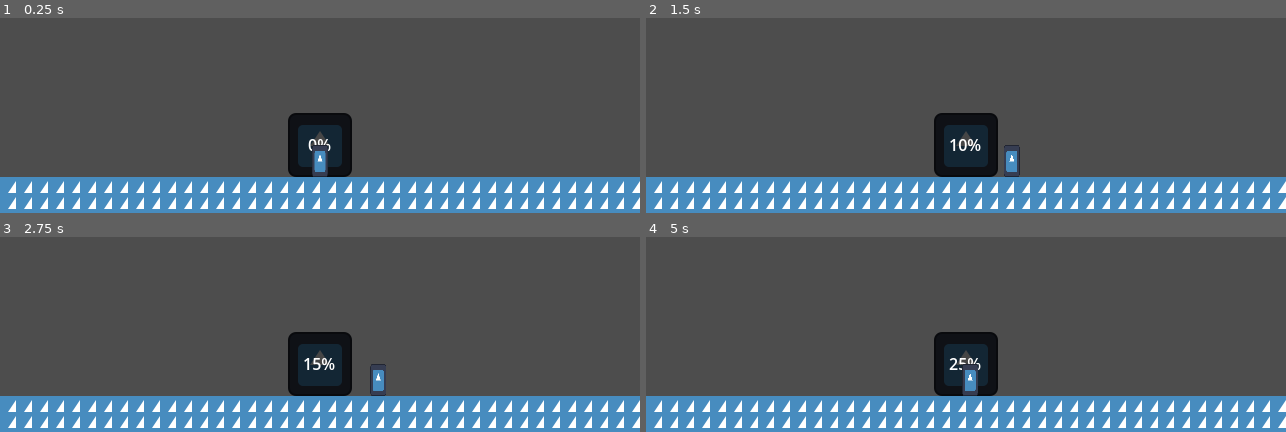
Above: before the commit, frames 1-4 (two rows, left to right).
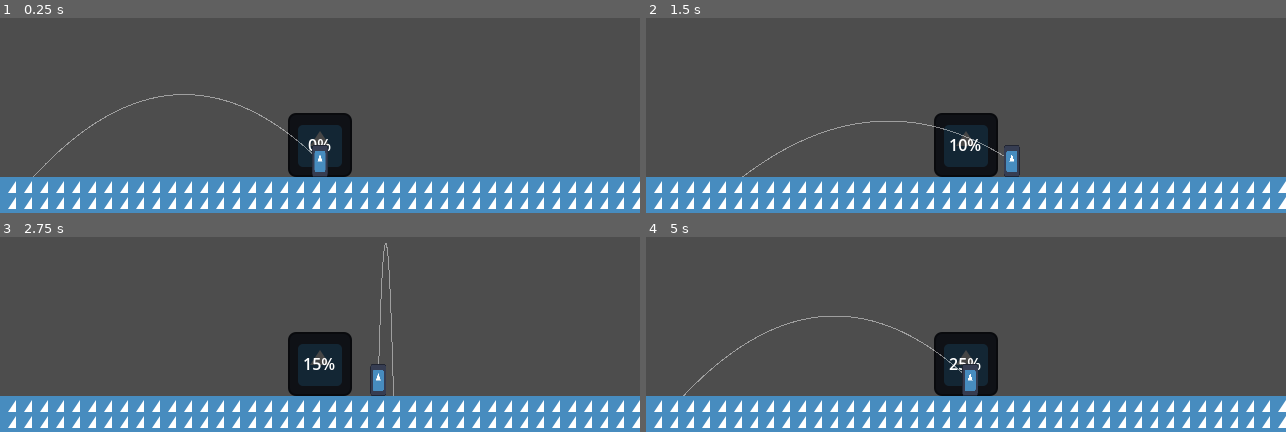
Above: after the commit, the same moments.

Repository: Platinumaniac/brickbat
Game: Godot game, scene res://src/core/game/Game.tscn
The game is run twice, just before and just after one commit, with the same random seed, the same clock (stepped at 60 frames per second) and the same inputs. The engine's default icon, where the game draws it, is replaced by a stand-in: a white triangle on a blue panel in a dark square.
Inputs (mouse positions are in pixels of both pictures, inside the frame that each line leads up to):
- Up to frame 1 (0.25 s): no input
- Up to frame 2 (1.5 s): tap Enter at 0.5 s; move the mouse to (outside the picture) at 0.52 s; press the mouse at (outside the picture) at 0.53 s; hold D (move_right) 0.53-1.28 s; move the mouse to (838, 51) at 1.27 s; release the mouse at (838, 51) at 1.28 s; hold A (move_left) from 1.28 s (still down); click (838, 51) at 1.35 s
- Up to frame 3 (2.75 s): move the mouse to (outside the picture) at 2.02 s; release A (move_left) at 2.03 s; press the mouse at (outside the picture) at 2.03 s; hold D (move_right) from 2.03 s (still down)
- Up to frame 4 (5 s): move the mouse to (934, 324) at 2.77 s; release the mouse at (934, 324) at 2.78 s; click (934, 324) at 2.85 s; move the mouse to (1158, 305) at 3.52 s; release D (move_right) at 3.53 s; press the mouse at (1158, 305) at 3.53 s; hold A (move_left) from 3.53 s (still down); move the mouse to (outside the picture) at 4.27 s; release the mouse at (outside the picture) at 4.28 s; click (outside the picture) at 4.35 s

The runs differ from the first frame. In frame 1, 0.3% of the frame differs, in the area x 5-49%, y 38-82%; in frame 2, 0.2%; in frame 3, 0.2%; in frame 4, 0.3%, in the area x 5-50%, y 40-82%.

Commit message:
trajectory preview #7

Diff:
--- a/src/gameplay/brick/brick.gd
+++ b/src/gameplay/brick/brick.gd
@@ -3,6 +3,8 @@
 
 ## how good the brick is at building and killing
 @export var power: float = 10
+
+const ADDED_VELOCITY = Vector2(0, 10)
 
 ## the direction the brick is moving in
 var velocity: Vector2
@@ -13,7 +15,9 @@
 
 func _physics_process(delta: float) -> void:
 	position += velocity * delta
-	velocity += Vector2(0, 10)
+
+	# had to make it a constant so it can share with the preview
+	velocity += ADDED_VELOCITY
 
 	rotation = atan2(velocity.y, velocity.x)
 
--- /dev/null
+++ b/src/gameplay/brick/trajectory_preview.gd
@@ -0,0 +1,38 @@
+extends Line2D
+class_name TrajectoryPreview
+
+# higher = longer line, i believe 90 to be sufficient but
+# might need to be altered if it were to be a in a level with many slopes
+@export var steps: int = 90
+
+# we should also add the enemies layers if we want that
+@export_flags_2d_physics var collision_mask: int = 1
+
+@onready var _player: Player = get_parent() as Player
+
+func _ready() -> void:
+	top_level = true
+	global_position = Vector2.ZERO
+
+func _process(_delta: float) -> void:
+	clear_points()
+
+	var delta = 1.0 / Engine.physics_ticks_per_second
+	var pos: Vector2 = _player._brick_root.global_position
+	var vel: Vector2 = _player.get_throw_velocity()
+	var space = get_world_2d().direct_space_state
+
+	add_point(pos)
+	for i in steps:
+		var next_pos = pos + vel * delta
+		vel += Brick.ADDED_VELOCITY
+
+		var query = PhysicsRayQueryParameters2D.create(pos, next_pos, collision_mask)
+		var hit = space.intersect_ray(query)
+		if hit:
+			add_point(hit.position)
+			return
+
+		add_point(next_pos)
+		pos = next_pos
+# <|:3
--- a/src/gameplay/player/Player.tscn
+++ b/src/gameplay/player/Player.tscn
@@ -3,6 +3,7 @@
 [ext_resource type="Script" uid="uid://dtfuijwsv4pcw" path="res://src/gameplay/player/player.gd" id="1_2bvh7"]
 [ext_resource type="Texture2D" uid="uid://bwmlpe8m7bnc6" path="res://assets/icon.svg" id="1_khxic"]
 [ext_resource type="PackedScene" uid="uid://dqi5roll8q8pa" path="res://src/gameplay/brick/Brick.tscn" id="2_km0ph"]
+[ext_resource type="Script" uid="uid://fj25yuxjetwj" path="res://src/gameplay/brick/trajectory_preview.gd" id="4_yfsif"]
 
 [sub_resource type="CapsuleShape2D" id="CapsuleShape2D_2vyxd"]
 radius = 8.0
@@ -23,3 +24,9 @@
 
 [node name="BrickRoot" type="Node2D" parent="." unique_id=873560310]
 unique_name_in_owner = true
+
+[node name="TrajectoryPreview" type="Line2D" parent="." unique_id=771039982]
+unique_name_in_owner = true
+width = 1.0
+default_color = Color(1, 1, 1, 0.4627451)
+script = ExtResource("4_yfsif")
--- a/src/gameplay/player/player.gd
+++ b/src/gameplay/player/player.gd
@@ -15,10 +15,13 @@
 		_mouse_position = event.global_position
 
 	elif event.is_action_pressed("throw_brick"):
-		var viewport_rect = get_viewport().get_visible_rect()
-		var centered_mouse_position: Vector2 = _mouse_position - viewport_rect.size / 2
-		_throw_brick((centered_mouse_position - global_position).normalized() * _throw_speed)
+		_throw_brick(get_throw_velocity())
 
+# moved here so the preview can read it
+func get_throw_velocity() -> Vector2:
+	var viewport_rect = get_viewport().get_visible_rect()
+	var centered_mouse_position: Vector2 = _mouse_position - viewport_rect.size / 2
+	return (centered_mouse_position - global_position).normalized() * _throw_speed
 
 func _physics_process(delta: float) -> void:
 	var move_input = Input.get_axis("move_left", "move_right")
Not shown, added: src/gameplay/brick/trajectory_preview.gd.uid
